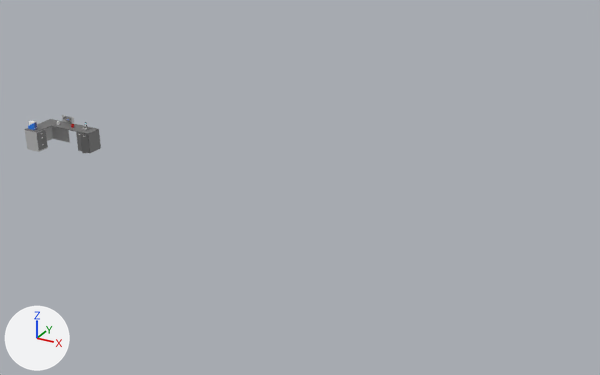
One commit to the FBX model Asynchrone/Assets/3D/1.RDC/bureau_2.fbx: the scene before it, then after it.
One viewpoint serves both versions: a 50 mm lens placed at (32.1, -30.5, 16.0), pointed at (15.0, 0.6, 0.4). Every picture has the same lights, and +X, +Y and +Z are marked at lower left. Where no turn or scale is listed for an object, it has been applied to the vertices. Vertices at the same position are counted once.

Objects in the first picture: 'bureau2'.
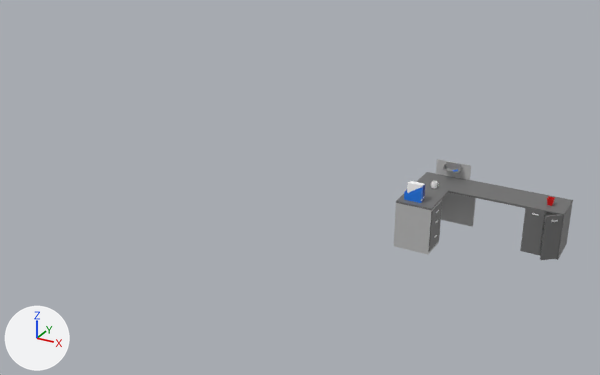
What differs and where, as boxes [x1, y1, x2, y2] in the pictures (600 x 375 px; the box of a moved part takes in the faces that stretch with it):
'bureau2', reshaped, moved (134% wider, 162% taller): before [25, 115, 101, 153]; after [394, 159, 573, 260]
part 1 of me_mesh, moved or reshaped: before [64, 116, 70, 121]; after [444, 162, 462, 173]
part 2 of me_mesh, moved or reshaped: before [28, 123, 35, 130]; after [404, 187, 423, 203]
part 3 of me_mesh, moved or reshaped: before [29, 121, 34, 126]; after [407, 182, 423, 193]
part 4 of me_mesh, moved or reshaped: before [35, 122, 37, 129]; after [423, 185, 425, 200]
part 5 of me_mesh, added: after [436, 159, 471, 180]
part 6 of me_mesh, moved or reshaped (not visible before): after [547, 196, 555, 206]
part 7 of me_mesh, moved or reshaped: before [25, 119, 61, 152]; after [394, 172, 460, 254]
part 8 of me_mesh, added: after [448, 178, 573, 215]
part 9 of me_mesh, added: after [431, 201, 442, 222]
part 10 of me_mesh, moved or reshaped: before [76, 130, 101, 153]; after [520, 202, 573, 260]
part 11 of me_mesh, added: after [441, 192, 476, 227]
part 12 of me_mesh, added: after [522, 208, 545, 254]
part 13 of me_mesh, added: after [429, 221, 441, 251]
part 14 of me_mesh, added: after [430, 212, 441, 232]
part 15 of me_mesh, moved or reshaped: before [80, 134, 90, 153]; after [540, 214, 563, 260]
part 16 of me_mesh, moved or reshaped (not visible before): after [431, 181, 437, 189]
part 17 of me_mesh, deleted: before [37, 115, 99, 151]

Diff of the bpy script that builds the scene:
```diff
--- a/Asynchrone/Assets/3D/1.RDC/bureau_2.fbx.py
+++ b/Asynchrone/Assets/3D/1.RDC/bureau_2.fbx.py
@@ me_mesh @@
-me_mesh.from_pydata(...)  # 2881 vertices, 2907 faces; spans x -1.72..1.72, y -0.96..0.96, z -0.78..0.78
+me_mesh.from_pydata(...)  # 1920 vertices, 1832 faces; spans x -3.13..3.13, y -1.74..1.74, z -1.42..1.42
+# me_mesh part 1: the loose piece of 46 vertices spanning x -0.61..-0.22, y 0.78..0.94, z 0.57..0.73 is scaled about its middle by 1.82, then moved by (-1.53, 0.71, 0.54)
+# me_mesh part 2: the loose piece of 36 vertices spanning x -1.6..-1.2, y -0.8..-0.69, z 0.37..0.74 is scaled about the mesh origin by 1.82
+# me_mesh part 3: the loose piece of 8 vertices spanning x -1.54..-1.2, y -0.79..-0.71, z 0.4..0.78 is scaled about the mesh origin by 1.82
+# me_mesh part 4: the loose piece of 36 vertices spanning x -1.6..-1.2, y -0.68..-0.57, z 0.37..0.74 is scaled about the mesh origin by 1.82
+# me_mesh part 5: a new loose piece, a box spanning x -2.704..-1.173, y 1.704..1.72, z 0.691..1.363, in mat_lambert2 (grey #bcbcbc)
+# me_mesh part 6: the loose piece of 16 vertices spanning x 0.26..0.4, y 0.4..0.54, z 0.38..0.54 is scaled about its middle by 1.82, then moved by (2.1, 0.39, 0.38)
+# me_mesh part 7: the loose piece of 14 vertices spanning x -1.72..-0.89, y -0.96..0.96, z -0.77..0.37 is scaled about the mesh origin by 1.82
+# me_mesh part 8: a new loose piece, a box spanning x -1.613..3.131, y 0.224..1.741, z 0.611..0.693, in mat_pasted__gris_foncé (grey #727272)
+# me_mesh part 9: a new loose piece, a box spanning x -1.637..-1.582, y -1.717..-0.572, z 0.081..0.523, in mat_pasted__gris_foncé (grey #727272)
+# me_mesh part 10: the loose piece of 16 vertices spanning x 0.89..1.72, y 0.12..0.96, z -0.72..0.35 is scaled about the mesh origin by 1.82
+# me_mesh part 11: a new loose piece, a box spanning x -3.131..-0.857, y 1.649..1.741, z -1.419..0.566, in mat_lambert2 (grey #bcbcbc)
+# me_mesh part 12: a new loose piece, a box spanning x 1.696..2.388, y 0.205..0.286, z -1.277..0.651, in mat_pasted__gris_foncé (grey #727272)
+# me_mesh part 13: a new loose piece, a box spanning x -1.637..-1.582, y -1.717..-0.572, z -1.257..-0.382, in mat_pasted__gris_foncé (grey #727272)
+# me_mesh part 14: a new loose piece, a box spanning x -1.637..-1.582, y -1.717..-0.572, z -0.371..0.071, in mat_pasted__gris_foncé (grey #727272)
+# me_mesh part 15: the loose piece of 8 vertices spanning x 1.38..1.7, y -0.13..0.15, z -0.7..0.36 is scaled about the mesh origin by 1.82
+# me_mesh part 16: the loose piece of 682 vertices spanning x -0.75..-0.62, y 0.4..0.53, z 0.38..0.52 is scaled about its middle by 1.82, then moved by (-1.56, -0.23, 0.37)
+# me_mesh part 17: 27 loose pieces with 1033 vertices, spanning x -1.72..1.72, y -0.94..0.96, z -0.78..0.75, are deleted
 me_mesh.materials.append(mat_pasted__gris_moyen)
@@ me_mesh @@
 me_mesh.materials.append(mat_pasted__bleu_4)
-me_mesh.materials.append(mat_pasted__bleu)  # cyan #00e5ff
-me_mesh.materials.append(mat_pasted__noir)  # black #000000
 me_mesh.materials.append(mat_pasted__blancnormal)
@@ ob_bureau2 @@
 ob_bureau2 = bpy.data.objects.new('bureau2', me_mesh)
-ob_bureau2.location = (0.95, 0.0, 0.72)
+ob_bureau2.location = (23.89, 0.0, 1.29)
```
